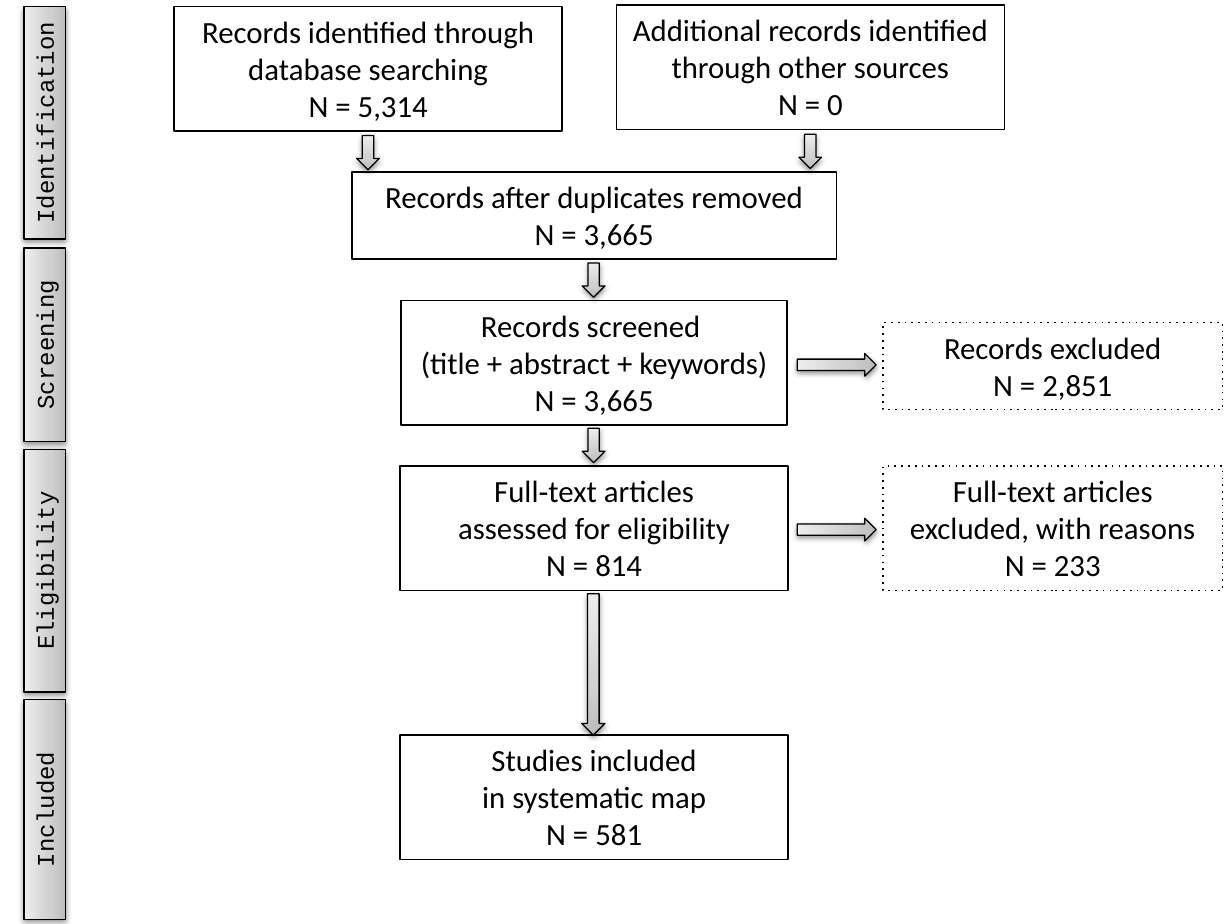
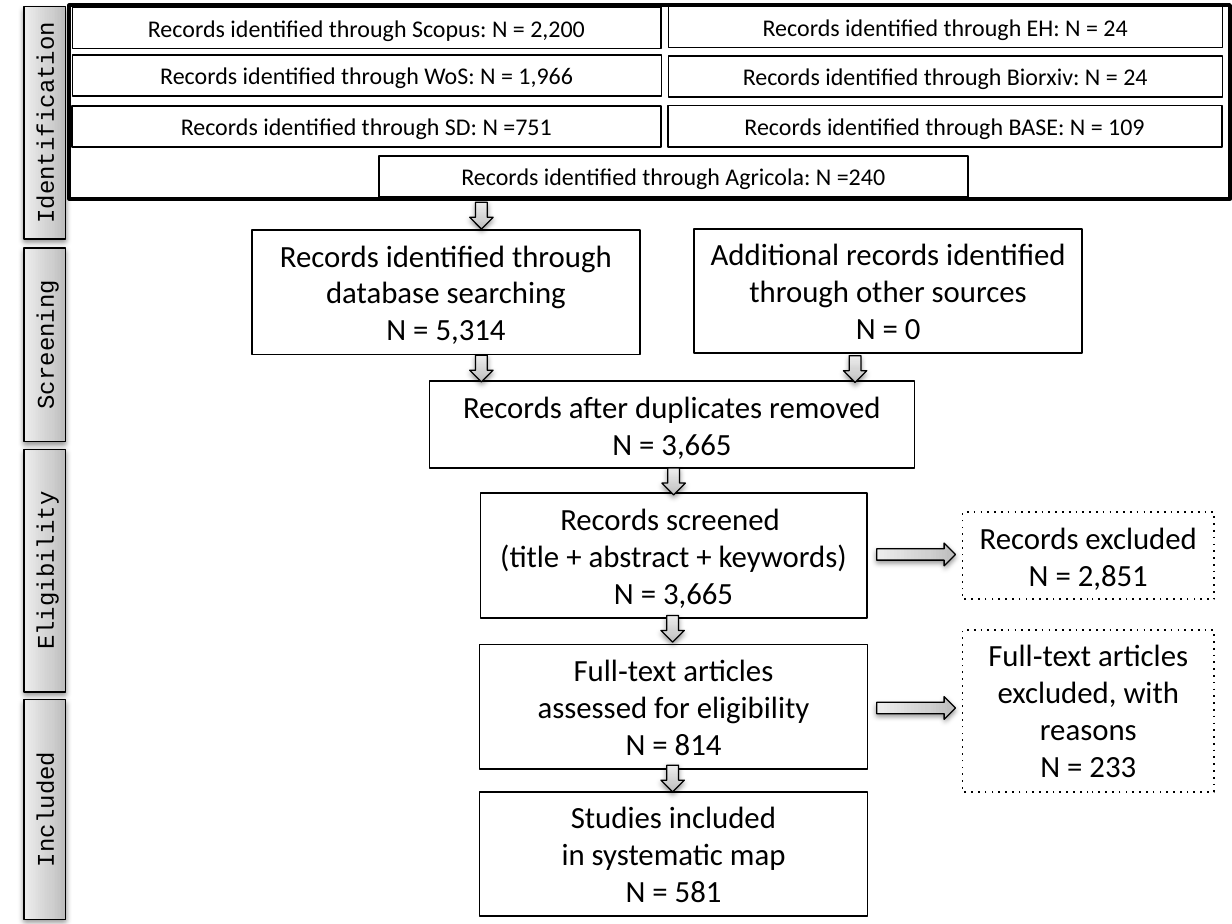
Before and after one commit to mlagisz/SM_PFAS_wildlife, a slide deck: slide 1 of Figures/Figure 1/1_Prisma_SystMap.pptx. Drawn at 1232x924 pixels with LibreOffice and Linux fonts; fonts in the diff are those of the drawing. Boxes give left, top, right and bottom in pixels: in the first picture for what was removed or moved away, otherwise in the second. Text is boxed around its words. In the diff, an @@ line names an element or a change of style, - is before the commit and + after.

```diff
--- a/Figures/Figure 1/1_Prisma_SystMap.pptx
+++ b/Figures/Figure 1/1_Prisma_SystMap.pptx
@@ rectangle added at bbox=[69, 5, 1230, 198], outline #000000 2.25 pt @@
@@ rectangle added at bbox=[73, 7, 662, 49], outline #000000 1 pt, 14 pt, text #000000 @@
+Records identified through Scopus: N = 2,200
@@ rectangle added at bbox=[669, 6, 1223, 48], outline #000000 1 pt, 14 pt, text #000000 @@
+Records identified through EH: N = 24
@@ rectangle added at bbox=[73, 54, 662, 96], outline #000000 1 pt, 14 pt, text #000000 @@
+Records identified through WoS: N = 1,966
@@ rectangle added at bbox=[669, 55, 1223, 97], outline #000000 1 pt, 14 pt, text #000000 @@
+Records identified through Biorxiv: N = 24
@@ rectangle added at bbox=[73, 106, 662, 148], outline #000000 1 pt, 14 pt, text #000000 @@
+Records identified through SD: N =751
@@ rectangle added at bbox=[668, 106, 1222, 148], outline #000000 1 pt, 14 pt, text #000000 @@
+Records identified through BASE: N = 109
@@ rectangle added at bbox=[379, 155, 968, 197], outline #000000 1 pt, 14 pt, text #000000 @@
+Records identified through Agricola: N =240
@@ down arrow: place and size @@
-down arrow at bbox=[356, 136, 378, 170]
+down arrow at bbox=[469, 202, 493, 229]
@@ rectangle "Records identified through database searching": place and size @@
-rectangle "Records identified through database searching" at bbox=[174, 6, 562, 131]
+rectangle "Records identified through database searching" at bbox=[253, 230, 641, 355]
@@ rectangle "Additional records identified through other ...": place and size @@
-rectangle "Additional records identified through other ..." at bbox=[616, 5, 1004, 129]
+rectangle "Additional records identified through other ..." at bbox=[695, 229, 1083, 354]
@@ down arrow: place and size @@
-down arrow at bbox=[583, 262, 605, 297]
+down arrow at bbox=[469, 355, 493, 382]
@@ down arrow: place and size @@
-down arrow at bbox=[798, 134, 821, 169]
+down arrow at bbox=[844, 356, 867, 383]
@@ rectangle "Records after duplicates removed": place and size @@
-rectangle "Records after duplicates removed" at bbox=[351, 172, 837, 260]
+rectangle "Records after duplicates removed" at bbox=[430, 381, 915, 468]
@@ down arrow: place and size @@
-down arrow at bbox=[583, 429, 605, 463]
+down arrow at bbox=[662, 468, 685, 495]
@@ rectangle "Records screened": place and size @@
-rectangle "Records screened" at bbox=[402, 301, 788, 425]
+rectangle "Records screened" at bbox=[480, 493, 867, 617]
@@ rectangle "Records excluded": place and size @@
-rectangle "Records excluded" at bbox=[883, 323, 1223, 410]
+rectangle "Records excluded" at bbox=[962, 513, 1214, 600]
@@ down arrow: place and size @@
-down arrow at bbox=[797, 354, 876, 376]
+down arrow at bbox=[876, 543, 955, 565]
@@ down arrow added at bbox=[662, 616, 685, 643], fill gradient #BDBDBD to #D1D1D1 to #EEEEEE, outline #000000 0.75 pt @@
@@ rectangle "Full‐text articles": place and size @@
-rectangle "Full‐text articles" at bbox=[400, 466, 788, 590]
+rectangle "Full‐text articles" at bbox=[479, 644, 867, 769]
@@ rectangle "Full‐text articles": place and size @@
-rectangle "Full‐text articles" at bbox=[883, 466, 1223, 590]
+rectangle "Full‐text articles" at bbox=[962, 630, 1214, 791]
@@ down arrow: place and size @@
-down arrow at bbox=[797, 519, 876, 541]
+down arrow at bbox=[876, 697, 955, 719]
@@ down arrow: place and size @@
-down arrow at bbox=[582, 594, 605, 736]
+down arrow at bbox=[662, 765, 685, 792]
@@ rectangle "Studies included": place and size @@
-rectangle "Studies included" at bbox=[400, 736, 788, 860]
+rectangle "Studies included" at bbox=[479, 792, 867, 917]
```
Also in this commit, not shown: 3 other files.
